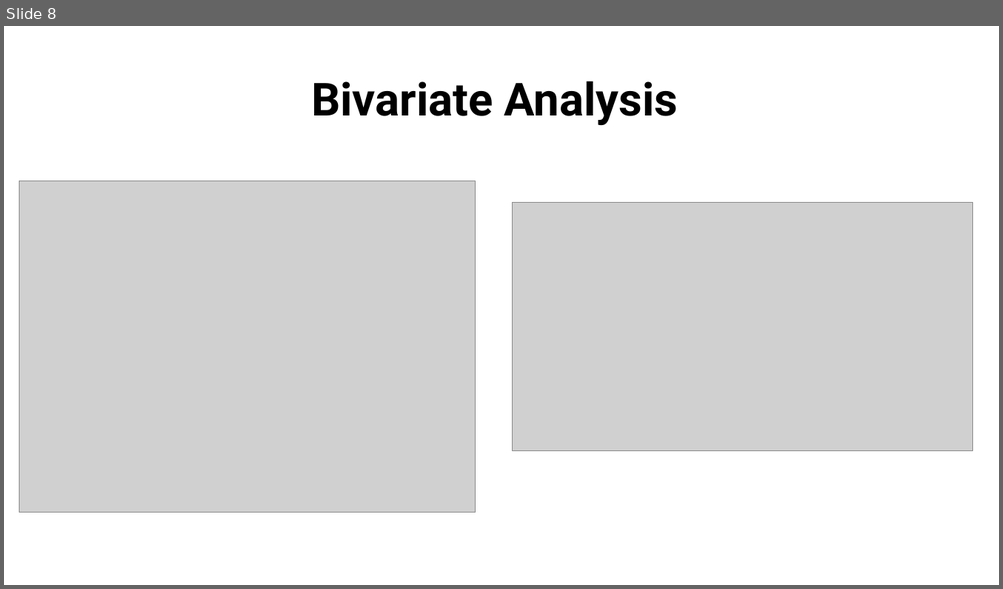
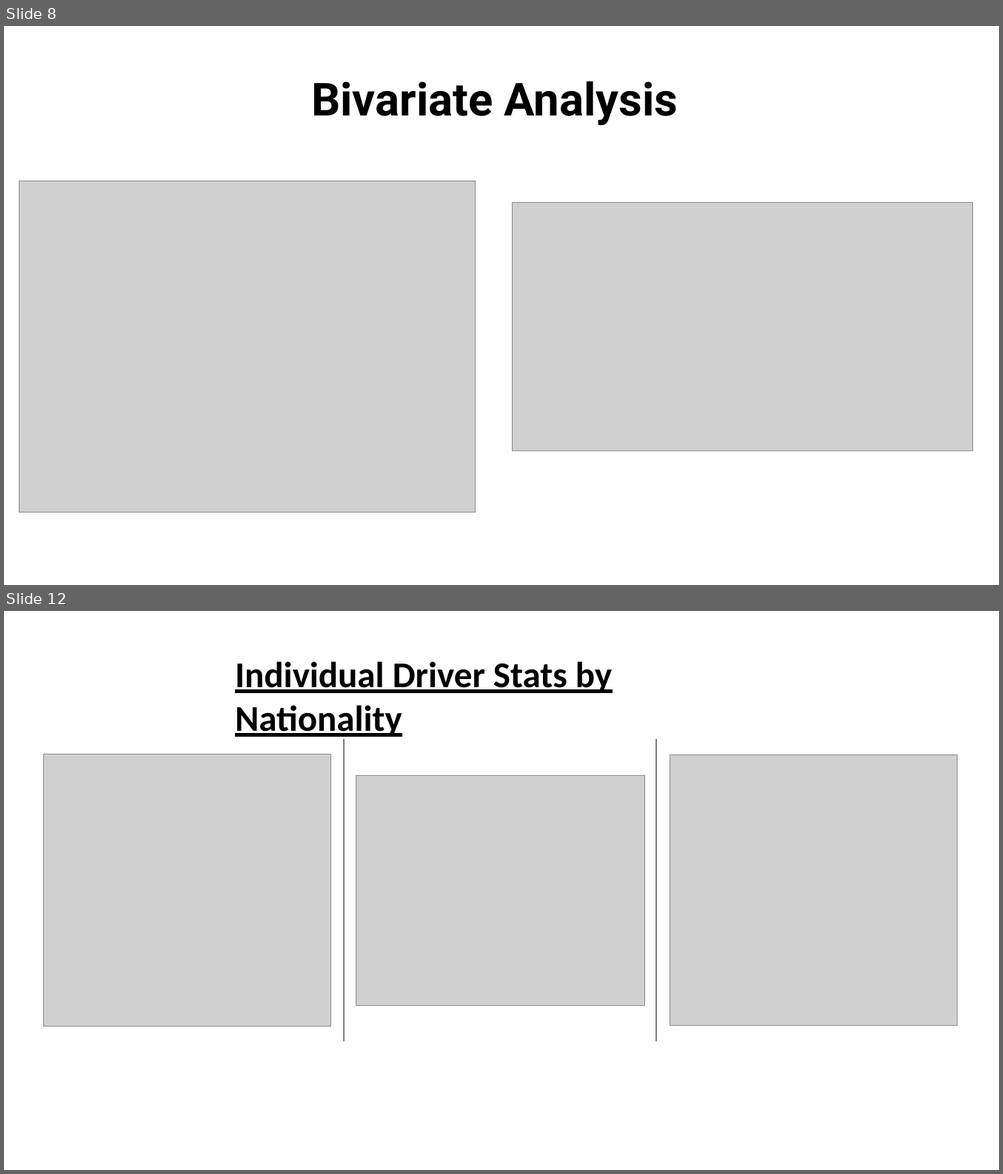
Before and after one commit to nickharshaw/Team-Project-1-NGH-EJL, a slide deck: TP1_NGH_EJL.pptx. Shown one above the other, each under a label of ours: slide 8 before the commit, slides 8 and 12 after it; the slides between them are not shown. The pictures are 1003x589 and 1003x1174 pixels, drawn with LibreOffice and Linux fonts; fonts in the diff are those of the drawing; grey boxes stand for pictures. Boxes give left, top, right and bottom in pixels: in the first picture for what was removed or moved away, otherwise in the second. Text is boxed around its words. In the diff, an @@ line names an element or a change of style, - is before the commit and + after.

```diff
--- a/TP1_NGH_EJL.pptx
+++ b/TP1_NGH_EJL.pptx
@@ slide 12 added at bbox=[4, 611, 999, 1170], background #FFFFFF @@
@@ text added at bbox=[235, 661, 612, 740], 35 pt, text #000000, bold, underline @@
+Individual Driver Stats by Nationality
@@ line added from (344, 739) to (344, 1042), #7F7F7F 1.5 pt @@
@@ line added from (656, 739) to (656, 1042), #7F7F7F 1.5 pt @@
@@ picture added at bbox=[43, 755, 331, 1027] @@
@@ picture added at bbox=[670, 755, 958, 1026] @@
@@ picture added at bbox=[356, 775, 644, 1005] @@
```
Also in this commit, not shown: 5 slides changed, 6 other slides added, 7 slides removed, 2 other files.
